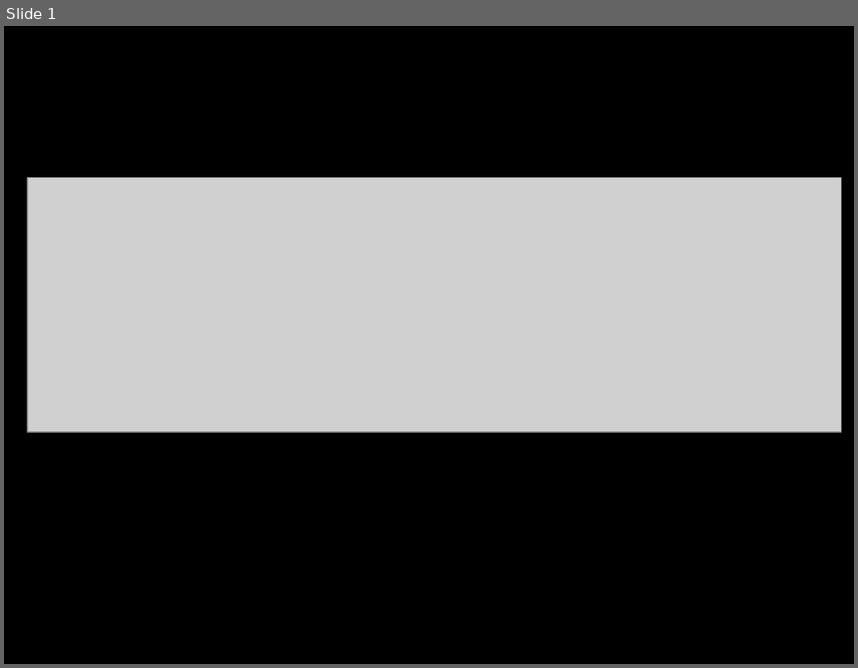
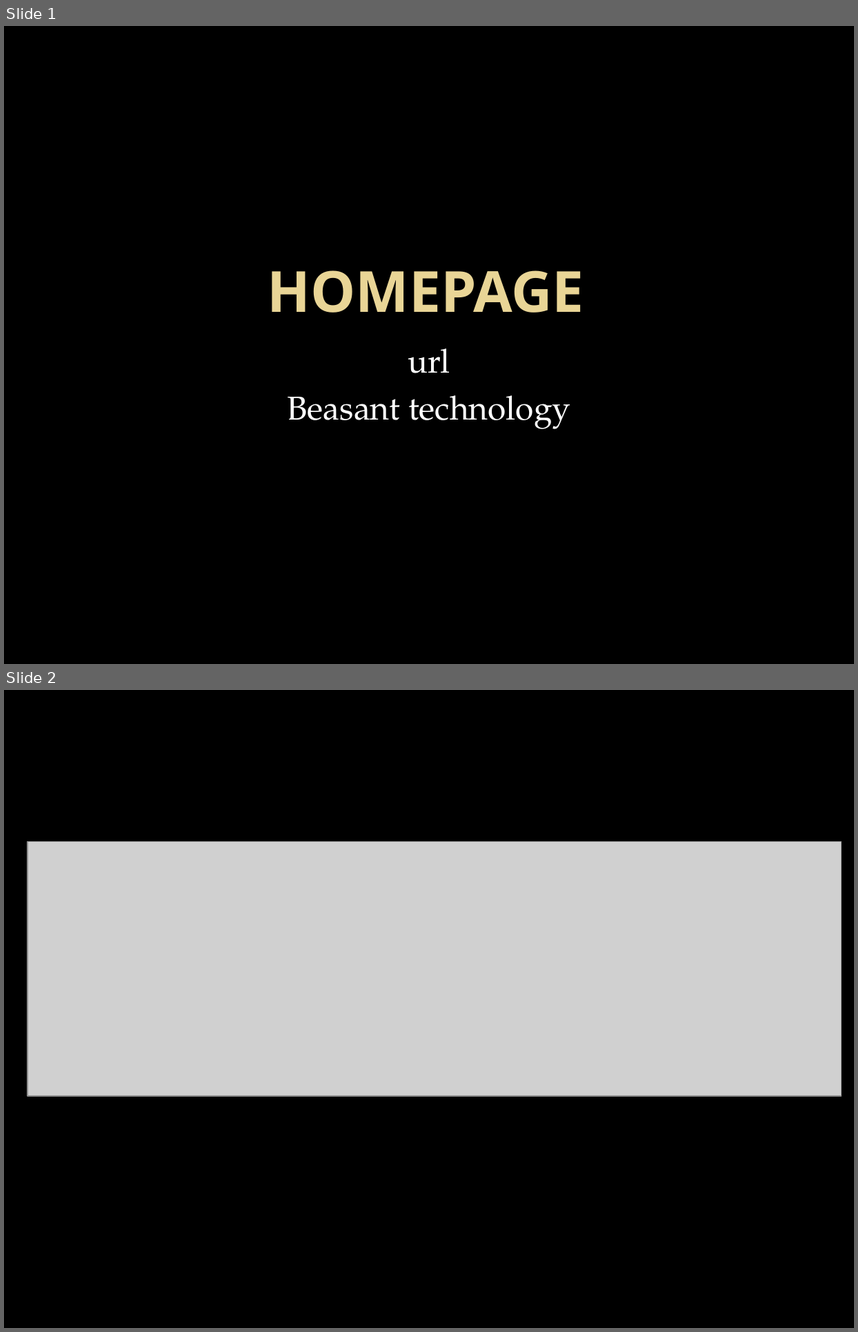
Before and after one commit to Sarfaraj2211/LivepureB4, a slide deck: Livepure New Website/Project Documentation/divya & mayuri/devops-training-institutes.pptx. Shown one above the other, each under a label of ours: slide 1 before the commit, slides 1 and 2 after it. The pictures are 858x668 and 858x1332 pixels, drawn with LibreOffice and Linux fonts; fonts in the diff are those of the drawing; grey boxes stand for pictures; background and template pictures are left out. Boxes give left, top, right and bottom in pixels: in the first picture for what was removed or moved away, otherwise in the second. Text is boxed around its words. In the diff, an @@ line names an element or a change of style, - is before the commit and + after.

Commit message:
url title

```diff
--- a/Livepure New Website/Project Documentation/divya & mayuri/devops-training-institutes.pptx
+++ b/Livepure New Website/Project Documentation/divya & mayuri/devops-training-institutes.pptx
@@ slide 1 added at <box>4,26,854,664</box>, background picture (left out) @@
@@ title added at <box>267,270,584,312</box>, 48 pt, text gradient #EAD696 to #E7D081, bold @@
+HOMEPAGE
@@ subtitle added at <box>288,348,570,429</box>, 28 pt, text #FFFFFF @@
+url
+Beasant technology
@@ what was slide 1 is now slide 2 @@
```
Also in this commit, not shown: 1 other slide added.
